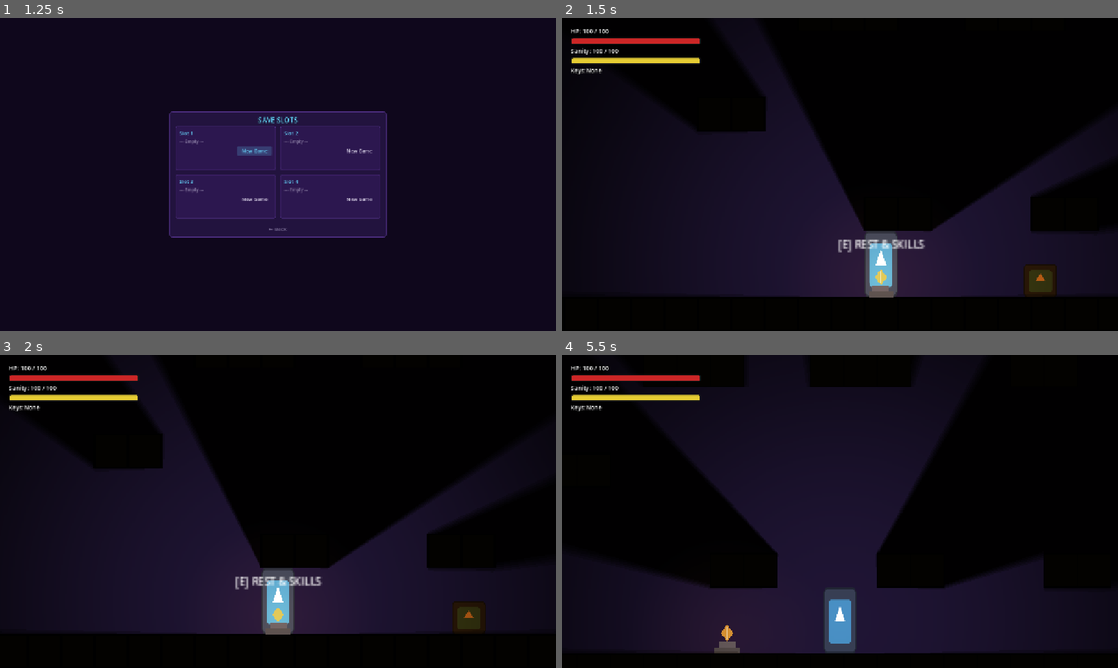
Above: before the commit, frames 1-4 (two rows, left to right).
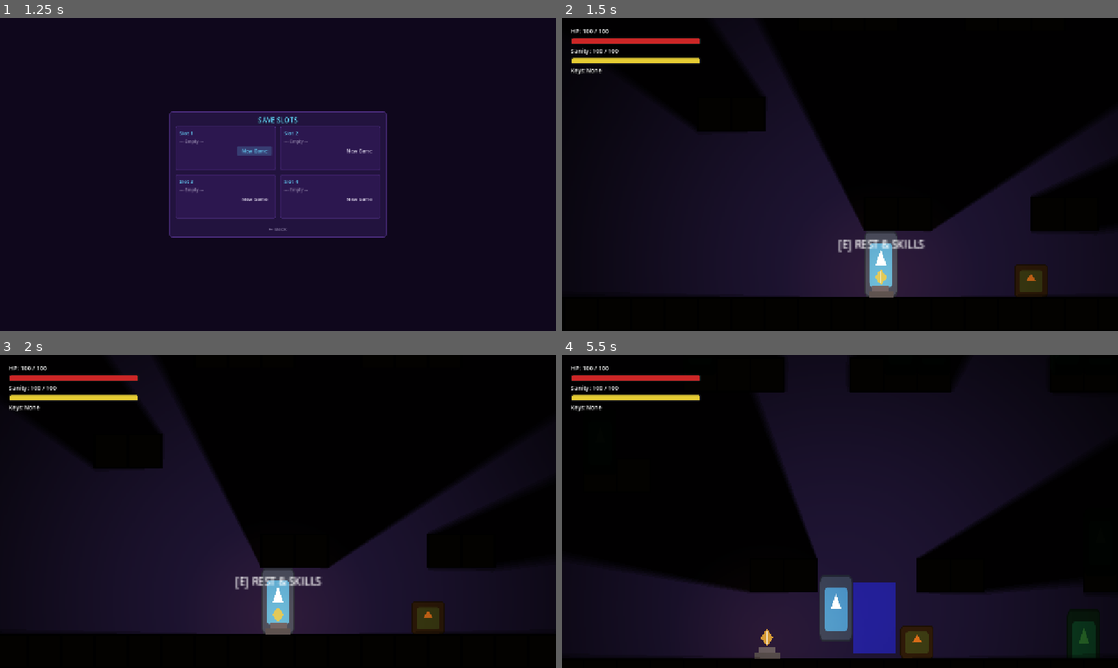
Above: after the commit, the same moments.

Repository: hikarirainbow/New-Project
Game: Godot game, scene res://scenes/ui/main_menu.tscn
Two runs of this game, one before a commit and one after it. Both use one fixed random seed, a clock stepped at 60 frames per second and the inputs below. The engine's default icon, where the game draws it, is replaced by a stand-in: a white triangle on a blue panel in a dark square.
Inputs (mouse positions are in pixels of both pictures, inside the frame that each line leads up to):
- Up to frame 1 (1.25 s): click "Play" at 0.5 s
- Up to frame 2 (1.5 s): click "New Game" at 1.25 s
- Up to frame 3 (2 s): no input
- Up to frame 4 (5.5 s): tap Enter at 2 s; move the mouse to (867, 511) at 2.02 s; hold Up from 2.03 s (still down); tap X (attack) at 2.1, 2.85, 3.8, 4.55, 5.3 s; tap Space (jump) at 2.27, 3.02, 4.52, 5.27 s; move the mouse to (812, 511) at 2.77 s; move the mouse to (851, 505) at 3.52 s; tap C (dash) at 3.6 s; move the mouse to (834, 517) at 4.27 s; tap E (interact) at 4.35 s; move the mouse to (878, 514) at 5.02 s; hold S (look_down) from 5.03 s (still down)

Frame 1 is identical in both runs. In frame 2, 0.5% of the frame differs, in the area x 81-89%, y 78-90%; in frame 3, 1.2%; in frame 4, 24%, in the area x 5-96%, y 0-98%.
Error after the commit: Parse Error: Could not resolve class "GrabEnemy". (res://scenes/enemies/orc.gd:1)

Commit message:
feat: prioritize QTE attacker for H-scene trigger and attract it at full speed

Diff:
--- a/scenes/enemies/components/attract_effect_component.gd
+++ b/scenes/enemies/components/attract_effect_component.gd
@@ -2,6 +2,7 @@
 extends Node
 
 @export var duration: float = 5.0
+@export var speed_multiplier: float = 0.5
 
 var timer: float = 0.0
 var original_modulate: Color = Color.WHITE
--- a/scenes/enemies/grab_enemy.gd
+++ b/scenes/enemies/grab_enemy.gd
@@ -173,7 +173,7 @@
 	for body in contact_area.get_overlapping_bodies():
 		if body.is_in_group("player") and body.has_method("take_damage"):
 			if body.current_state != body.State.DEFEATED:
-				body.take_damage(contact_damage, global_position)
+				body.take_damage(contact_damage, global_position, self)
 
 # ── DEATH (override Actor.die) ───────────────────────────────────────────────
 func die() -> void:
@@ -241,7 +241,12 @@
 	if has_node("Sprite2D"):
 		$Sprite2D.flip_h = direction < 0
 
-	velocity.x = direction * (chase_speed * 0.5)
+	var speed_mult := 0.5
+	var effect = get_node_or_null("AttractEffectComponent")
+	if effect and "speed_multiplier" in effect:
+		speed_mult = effect.speed_multiplier
+
+	velocity.x = direction * (chase_speed * speed_mult)
 	move_and_slide()
 	_apply_contact_damage()
 
--- a/scenes/enemies/static_enemy.gd
+++ b/scenes/enemies/static_enemy.gd
@@ -39,7 +39,7 @@
 	if body.is_in_group("player"):
 		if body.has_method("take_damage"):
 			# Gây sát thương và truyền vị trí của kẻ địch để Player tính toán hướng đẩy lùi (Knockback)
-			body.take_damage(damage, global_position)
+			body.take_damage(damage, global_position, self)
 
 # Nhận sát thương khi bị Player tấn công
 func take_damage(amount: int):
--- a/scenes/player/player.gd
+++ b/scenes/player/player.gd
@@ -54,6 +54,7 @@
 var _force_triple_knockback: bool = false
 var qte_indicator: Node2D = null
 var _h_scene_active: bool = false
+var qte_attacker: Node2D = null
 
 # Custom signal emitted on player defeat
 signal player_defeated
@@ -219,17 +220,31 @@
 	# Check for close-range enemy H-scene trigger
 	if not _h_scene_active:
 		var enemies = get_tree().get_nodes_in_group("enemies")
-		for enemy in enemies:
-			if is_instance_valid(enemy) and enemy.has_method("is_alive") and enemy.is_alive():
-				var dx = abs(global_position.x - enemy.global_position.x)
-				var dy = abs(global_position.y - enemy.global_position.y)
-				if dx <= qte_trigger_range_x and dy <= qte_trigger_range_y:
-					_h_scene_active = true
-					h_scene_triggered.emit(enemy)
-					if has_node("Sprite2D"):
-						$Sprite2D.modulate = Color(1.0, 0.0, 0.0, 1.0) # Turn red for H-scene trigger
-					print("H-Scene Triggered with enemy: ", enemy.name)
-					break
+		var target_enemy: Node2D = null
+
+		# 1. First check if the prioritized QTE attacker is within range
+		if is_instance_valid(qte_attacker) and qte_attacker.has_method("is_alive") and qte_attacker.is_alive():
+			var dx = abs(global_position.x - qte_attacker.global_position.x)
+			var dy = abs(global_position.y - qte_attacker.global_position.y)
+			if dx <= qte_trigger_range_x and dy <= qte_trigger_range_y:
+				target_enemy = qte_attacker
+
+		# 2. If not, fallback to other close-range enemies
+		if not target_enemy:
+			for enemy in enemies:
+				if is_instance_valid(enemy) and enemy.has_method("is_alive") and enemy.is_alive():
+					var dx = abs(global_position.x - enemy.global_position.x)
+					var dy = abs(global_position.y - enemy.global_position.y)
+					if dx <= qte_trigger_range_x and dy <= qte_trigger_range_y:
+						target_enemy = enemy
+						break
+
+		if target_enemy:
+			_h_scene_active = true
+			h_scene_triggered.emit(target_enemy)
+			if has_node("Sprite2D"):
+				$Sprite2D.modulate = Color(1.0, 0.0, 0.0, 1.0) # Turn red for H-scene trigger
+			print("H-Scene Triggered with prioritized enemy: ", target_enemy.name)
 
 	# Calculate target input key instruction for HUD arrows
 	var next_key := "any"
@@ -272,6 +287,7 @@
 	# Successful QTE exit
 	if qte_progress >= qte_target:
 		current_state = State.MOVE
+		qte_attacker = null
 		if qte_indicator:
 			qte_indicator.visible = false
 		# Grant player invincibility buffer upon escape
@@ -292,6 +308,23 @@
 		qte_indicator.visible = true
 		qte_indicator.set_qte_state(0.0, qte_target, "any")
 
+	# Attract the QTE attacker at full speed (no speed reduction, longer duration)
+	if is_instance_valid(qte_attacker) and qte_attacker.has_method("is_alive") and qte_attacker.is_alive():
+		var existing = qte_attacker.get_node_or_null("AttractEffectComponent")
+		if existing:
+			existing.speed_multiplier = 1.0
+			existing.duration = 8.0
+			existing.refresh()
+		else:
+			var effect_script = load("res://scenes/enemies/components/attract_effect_component.gd")
+			var effect = Node.new()
+			effect.name = "AttractEffectComponent"
+			effect.set_script(effect_script)
+			effect.set("speed_multiplier", 1.0)
+			effect.set("duration", 8.0)
+			qte_attacker.add_child(effect)
+		print("[QTE] Attracted attacker: ", qte_attacker.name, " at full speed.")
+
 # Override Actor.apply_knockback to support scaled 3x force during grabbed/QTE triggers
 func apply_knockback(source_position: Vector2, force: float = 250.0) -> void:
 	var actual_force = force
@@ -317,7 +350,7 @@
 	move_and_slide()
 
 # Process incoming damage (overrides parent Actor method to add state verification)
-func take_damage(amount: int, source_position: Vector2 = Vector2.ZERO) -> void:
+func take_damage(amount: int, source_position: Vector2 = Vector2.ZERO, attacker: Node2D = null) -> void:
 	if current_state == State.DEFEATED or current_state == State.GRABBED or is_invincible:
 		return
 
@@ -339,8 +372,9 @@
 
 	if should_trigger_qte:
 		_force_triple_knockback = true
-
-	super(final_amount, source_position)
+		qte_attacker = attacker
+
+	super(final_amount, source_position, attacker)
 
 	# Apply Skill I: Hurt Reflection (reflect 30% of final_amount back to nearby enemies)
 	if skill_component and skill_component.is_skill_unlocked("I"):
@@ -405,6 +439,7 @@
 	knockback_timer = 0.0
 	invincibility_timer = 0.0
 	is_invincible = false
+	qte_attacker = null
 	if has_node("Sprite2D"):
 		$Sprite2D.modulate = Color(1.0, 1.0, 1.0, 1.0)
 	current_health += 9999
--- a/scripts/actor.gd
+++ b/scripts/actor.gd
@@ -24,7 +24,7 @@
 signal actor_died
 
 # Standard damage logic
-func take_damage(amount: int, source_position: Vector2 = Vector2.ZERO) -> void:
+func take_damage(amount: int, source_position: Vector2 = Vector2.ZERO, attacker: Node2D = null) -> void:
 	if current_health <= 0:
 		return
 
